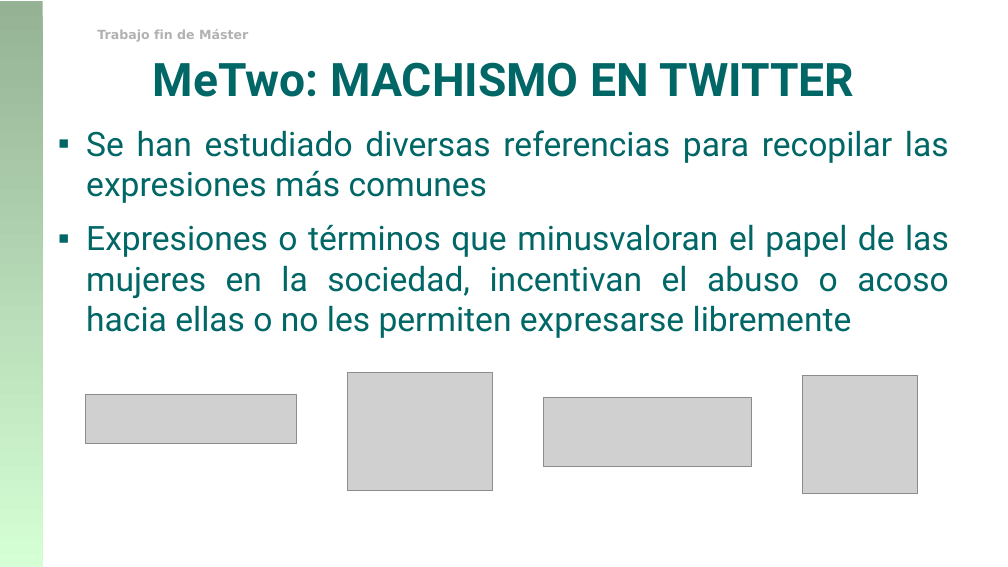
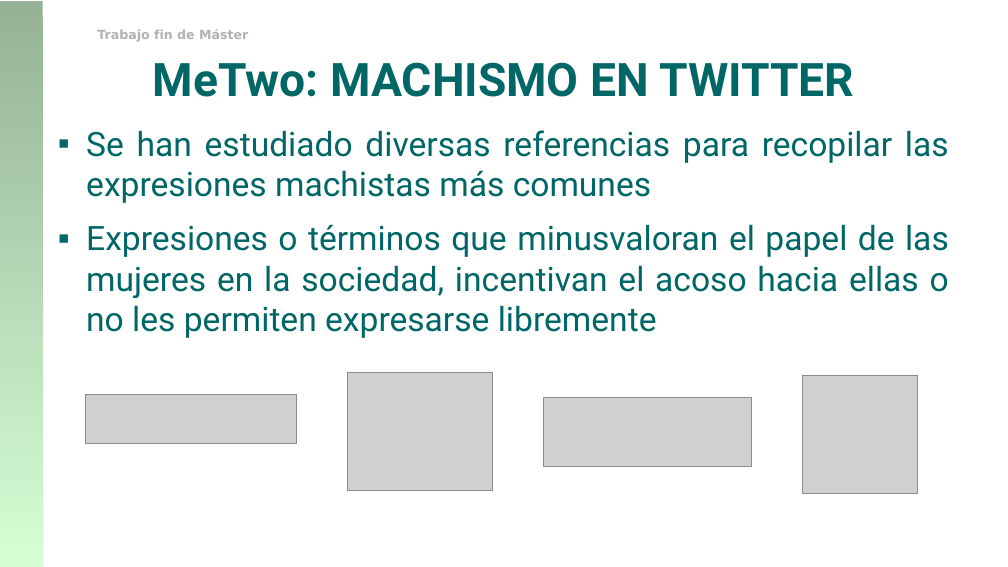
Before and after one commit to franciscorodriguez92/uned-tfm, a slide deck: slide 7 of TFM_Francisco_Rodriguez.pptx. Drawn at 1008x567 pixels with LibreOffice and Linux fonts; fonts in the diff are those of the drawing; grey boxes stand for pictures; background and template pictures are left out. Boxes give left, top, right and bottom in pixels: in the first picture for what was removed or moved away, otherwise in the second. Text is boxed around its words. In the diff, an @@ line names an element or a change of style, - is before the commit and + after.

```diff
--- a/TFM_Francisco_Rodriguez.pptx
+++ b/TFM_Francisco_Rodriguez.pptx
@@ text at [86,130,949,203]: text changed @@
-▪ Se han estudiado diversas referencias para recopilar las expresiones más comunes
+▪ Se han estudiado diversas referencias para recopilar las expresiones machistas más comunes
@@ text at [86,224,949,338]: text changed @@
-▪ Expresiones o términos que minusvaloran el papel de las mujeres en la sociedad, incentivan el abuso o acoso hacia ellas o no les permiten expresarse libremente
+▪ Expresiones o términos que minusvaloran el papel de las mujeres en la sociedad, incentivan el acoso hacia ellas o no les permiten expresarse libremente
```
Also in this commit, not shown: 7 other slides changed, 2 slides added, 3 slides removed.
